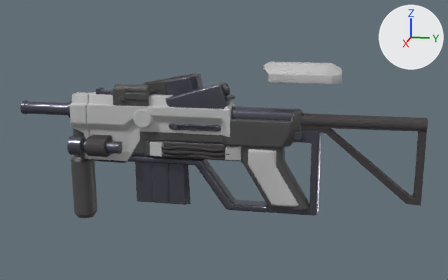
An edit to the glTF model assets/3D Models/Gun/Gun.glb, drawn before and after from the same camera.
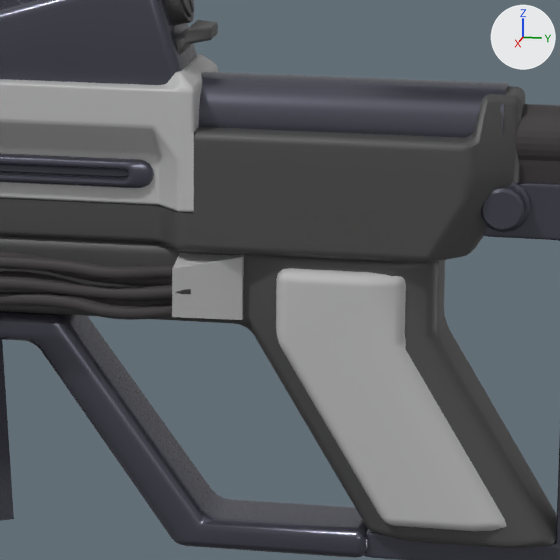
Each version appears first whole from a 50 mm camera at (22.18, 5.84, 5.72) aimed at (-0.31, 1.34, 0.1), and next in a close-up on the part from 42% to 69% of the width and 32% to 76% of the height. Arrows for +X, +Y and +Z are at upper right; the lights stay in place. Where no turn or scale is listed for an object, it has been applied to the vertices.

The older version as bpy lines, for what is in view:
```python
me_cube_012 = bpy.data.meshes.new('Cube.012')
me_cube_012.from_pydata(...)  # 284 vertices, 564 faces; spans x -0.41..0.41, y -1.45..1.04, z 0.03..1.26
me_cube_012.materials.append(mat_metal_001)  # dark grey #585864
me_cube_015 = bpy.data.meshes.new('Cube.015')
me_cube_015.from_pydata(...)  # 162 vertices, 320 faces; spans x -0.59..0.56, y 2.37..4.31, z -2.55..-0.43
me_cube_015.materials.append(mat_light_grey)  # grey #bdbdbd
me_cylinder_011 = bpy.data.meshes.new('Cylinder.011')
me_cylinder_011.from_pydata(...)  # 103 vertices, 208 faces; spans x -0.26..0.26, y -0.44..4.14, z -2.85..0.31
me_cylinder_011.materials.append(mat_black_001)  # black #3f3b3c
ob_cube_012 = bpy.data.objects.new('Cube.012', me_cube_012)
ob_cube_012.location = (0.0, 0.655, 1.067)
ob_grippads = bpy.data.objects.new('GripPads', me_cube_015)
ob_grippads.location = (0.0, 0.0, 0.434)
ob_stock = bpy.data.objects.new('Stock', me_cylinder_011)
ob_stock.location = (0.0, 4.469, 1.0)
# also in view: 'Cube.003' at (0.0, 1.5, -1.07); 'Cube.005' at (0.0, 4.04, -0.88); 'Cube' at (0.0, 1.25, 0.76); 'MagExtension' at (0.0, -1.04, -1.42); 'Cube.004' at (0.0, 1.14, 1.71)
```
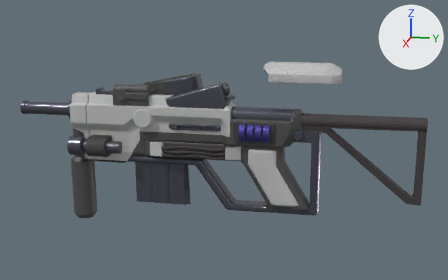
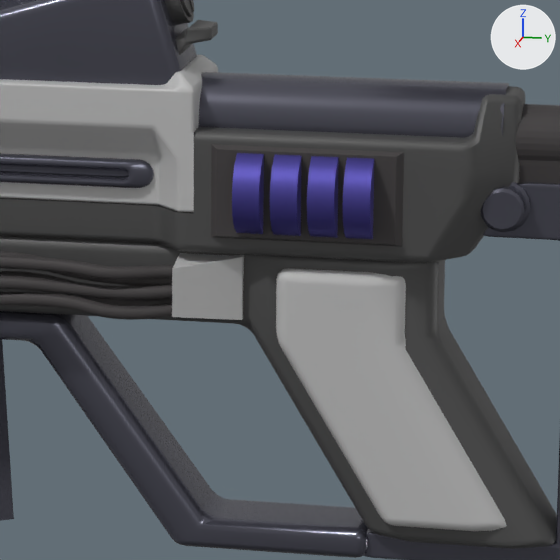
Commit message: round loader added

The change, as a diff of the scene's bpy script:
```diff
--- a/assets/3D Models/Gun/Gun.glb.py
+++ b/assets/3D Models/Gun/Gun.glb.py
@@ mat_blue @@
+mat_blue = principled_material('Blue')
+mat_blue.base_color = (0.08, 0.0673, 0.334)  # blue #50499c
+mat_blue.metallic = 0.827
@@ me_cylinder_014 @@
+me_cylinder_014.from_pydata(...)  # a 16-sided cylinder along y spanning x -0.347..0.349, y -0.049..0.165, z -0.36..0.336; a 16-sided cylinder along y spanning x -0.347..0.349, y 0.25..0.464, z -0.36..0.336; a 16-sided cylinder along y spanning x -0.347..0.349, y 0.543..0.757, z -0.36..0.336; a 16-sided cylinder along y spanning x -0.347..0.349, y 0.825..1.038, z -0.36..0.336
+me_cylinder_014.materials.append(mat_blue)  # blue #50499c
@@ me_cube_017 @@
+me_cube_017.from_pydata([(-0.1, -0.92, -0.43), (-0.1, -0.92, 0.43), (-0.1, 0.79, -0.43), (-0.1, 0.79, 0.43), (0.06, -0.77, -0.35), (0.06, -0.77, 0.35), (0.06, 0.65, -0.35), (0.06, 0.65, 0.35)], [], [(0, 1, 3), (0, 3, 2), (2, 3, 7), (2, 7, 6), (6, 7, 5), (6, 5, 4), (4, 5, 1), (4, 1, 0), (2, 6, 4), (2, 4, 0), (7, 3, 1), (7, 1, 5)])
+me_cube_017.materials.append(mat_black_001)  # black #3f3b3c
@@ ob_cylinder_010 @@
+ob_cylinder_010 = bpy.data.objects.new('Cylinder.010', me_cylinder_014)
+ob_cylinder_010.location = (0.486, 2.139, 0.642)
@@ ob_roundloader @@
+ob_roundloader = bpy.data.objects.new('RoundLoader', me_cube_017)
+ob_roundloader.location = (0.55, 2.702, 0.624)
```

What differs and where, as boxes [x1, y1, x2, y2] in the close-ups (560 x 560 px):
'Cylinder.010', added (blue)
    after: [232, 153, 374, 239]
'RoundLoader', added (black)
    after: [211, 144, 404, 246]
